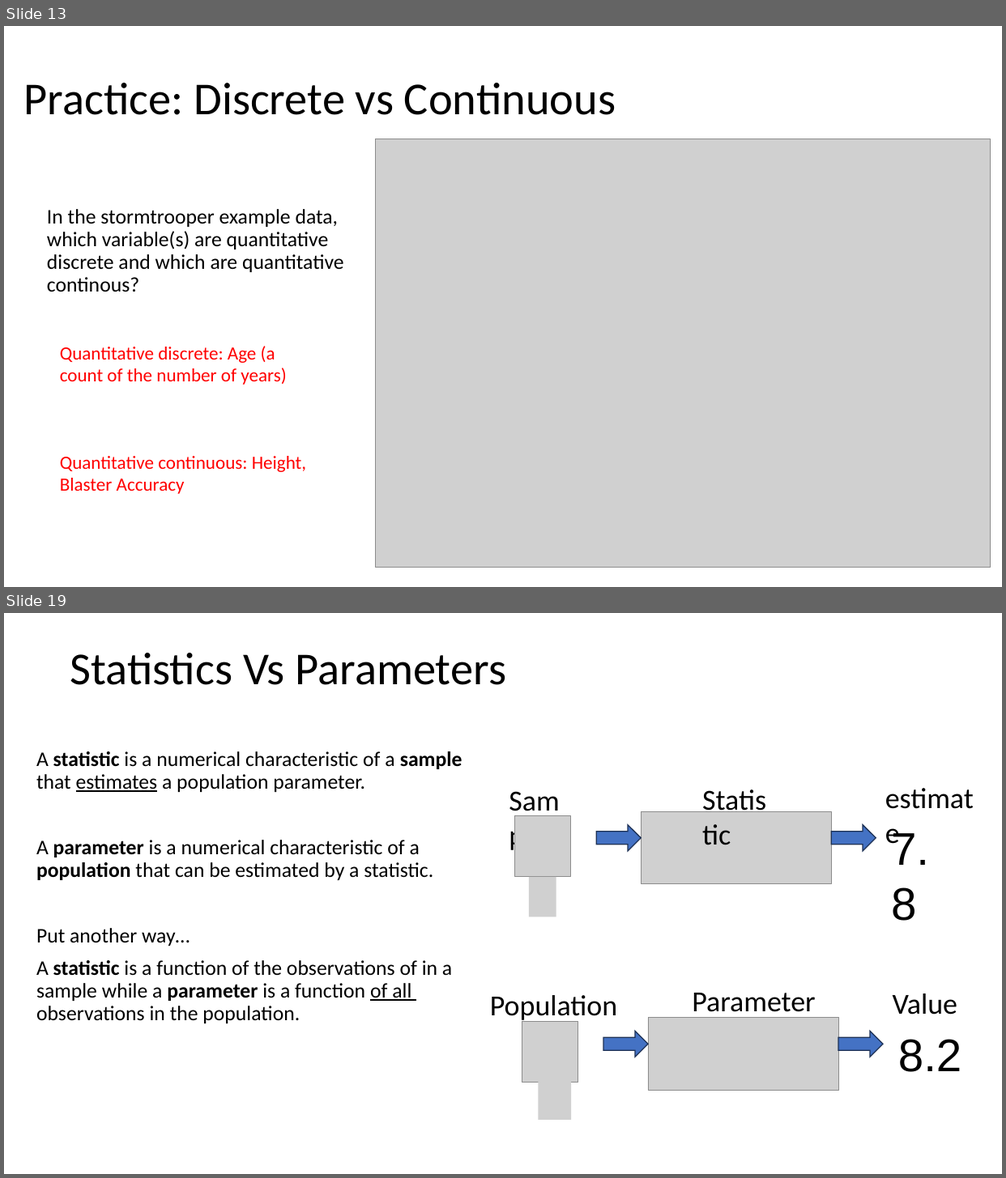
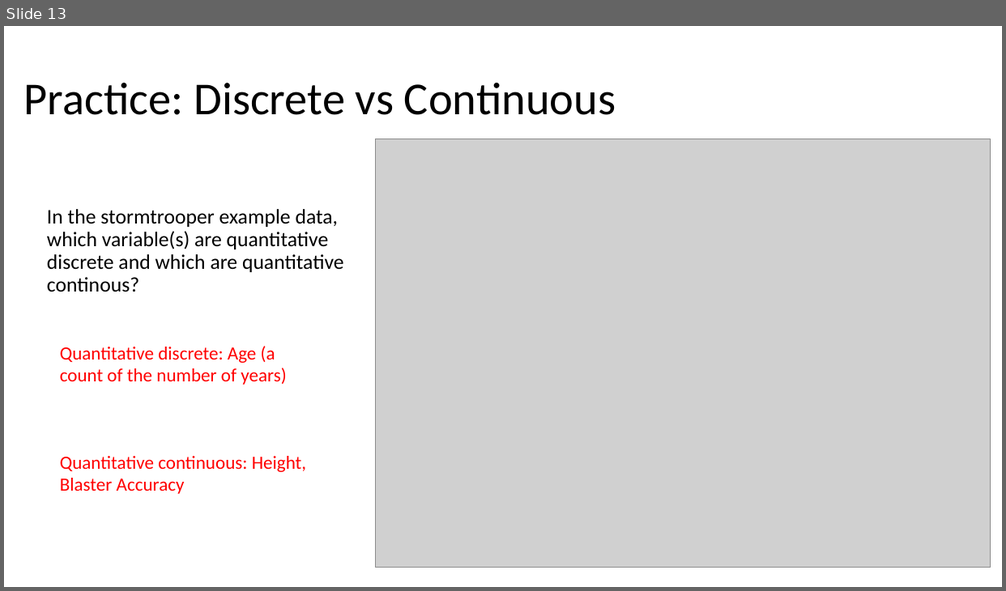
Before and after one commit to Jarred6068/UI_STAT251-03_Spring_2024, a slide deck: docs/lecture_slides/Week 1/Week1_Lecture1_Slides_1_10_2024.pptx. Shown one above the other, each under a label of ours: slides 13 and 19 before the commit, slide 13 after it; the slides between them are not shown. The pictures are 1006x1178 and 1006x591 pixels, drawn with LibreOffice and Linux fonts; fonts in the diff are those of the drawing; grey boxes stand for pictures. Boxes give left, top, right and bottom in pixels: in the first picture for what was removed or moved away, otherwise in the second. Text is boxed around its words. In the diff, an @@ line names an element or a change of style, - is before the commit and + after.

```diff
--- a/docs/lecture_slides/Week 1/Week1_Lecture1_Slides_1_10_2024.pptx
+++ b/docs/lecture_slides/Week 1/Week1_Lecture1_Slides_1_10_2024.pptx
@@ slide 19 removed at [4, 613, 1002, 1174], background #FFFFFF @@
@@ title removed at [70, 653, 506, 685] @@
-Statistics Vs Parameters
@@ text removed at [36, 752, 452, 1024] @@
-A statistic is a numerical characteristic of a sample that estimates a population parameter.
-A parameter is a numerical characteristic of a population that can be estimated by a statistic.
-Put another way…
-A statistic is a function of the observations of in a sample while a parameter is a function of all observations in the population.
@@ group removed at [364, 752, 985, 921]: 4 texts, 2 pictures, 2 right arrows @@
-Sample
-7.8
-Statistic
-estimate
@@ picture removed at [529, 877, 556, 918] @@
@@ group removed at [490, 993, 961, 1091]: 4 texts, 2 pictures, 2 right arrows @@
-Population
-8.2
-Parameter
-Value
@@ picture removed at [539, 1080, 572, 1121] @@
```
Also in this commit, not shown: 9 other slides removed, 13 other files.
